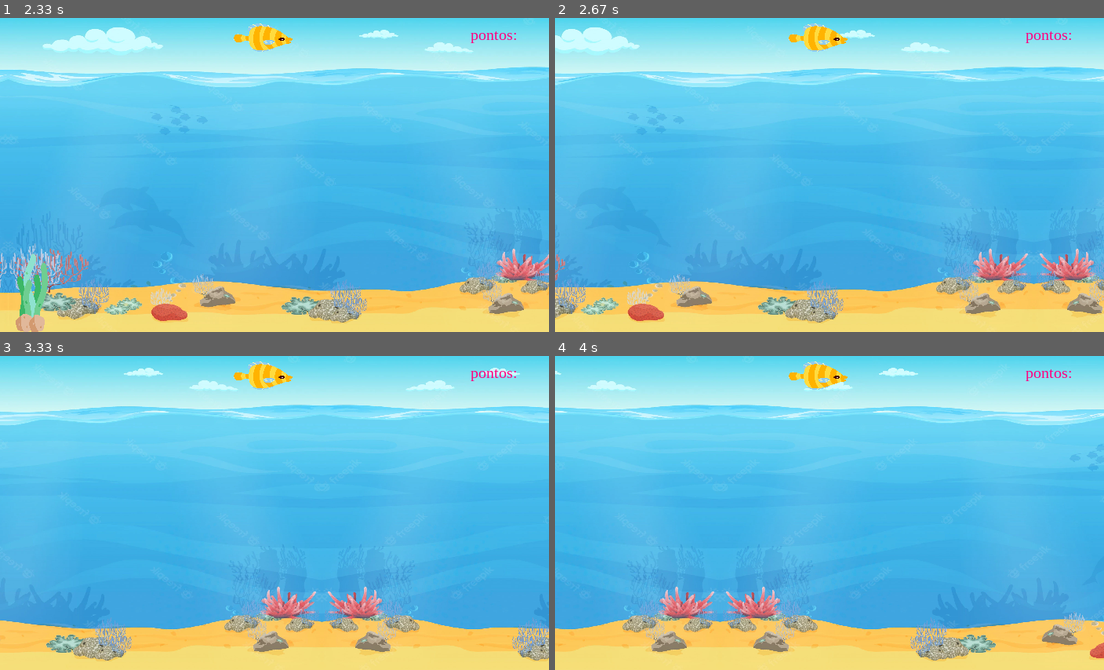
Above: before the commit, frames 1-4 (two rows, left to right).
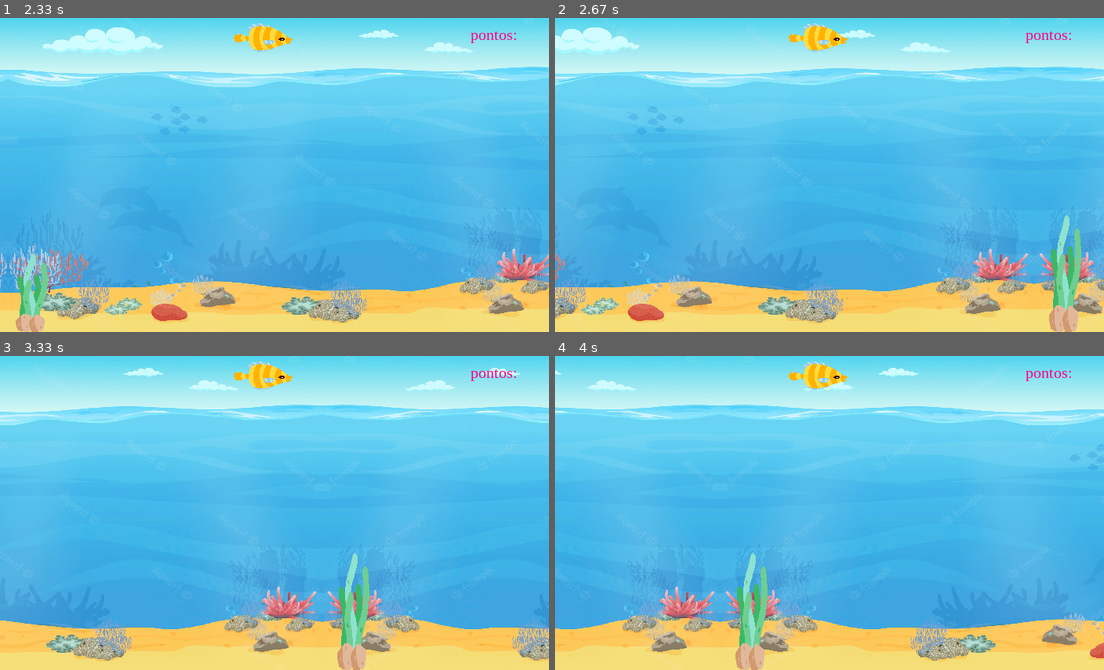
Above: after the commit, the same moments.

Repository: Luiza-Perazzoli/Pygame
Game: pygame game, started from game.py
Same seed, same stepped clock (60 frames per second), same inputs: the game is played once before the commit and once after it.
Inputs:
- Up to frame 1 (2.33 s): tap Space at 0.33, 0.73, 1.03, 1.23, 1.57, 1.87, 2.07 s
- Up to frame 2 (2.67 s): tap Space at 2.37, 2.63 s
- Up to frame 3 (3.33 s): tap Space at 2.97, 3.27 s
- Up to frame 4 (4 s): tap Space at 3.4, 3.8 s

Frame 1 is identical in both runs. In frame 2, 1.4% of the frame differs, in the area x 90-96%, y 62-100%; in frame 3, 1.4%; in frame 4, 1.4%.

Commit message:
algas aparecem varias vezes

Diff:
--- a/sala.py
+++ b/sala.py
@@ -26,6 +26,15 @@
 
     def update(self):
         self.rect.x += self.speedx
+        if self.rect.left < 0:
+            self.rect.x = WIDTH
+            self.alturas_alga = [100,150,200,250,300]
+            self.escala_y = self.alturas_alga[randint(0,4)]
+            self.rect.y = HEIGHT-self.escala_y
+            self.image = pygame.transform.scale(self.image, (60, self.escala_y))
+            self.speedx = -10
+            self.speedy = 0
+
 
 class peixe(pygame.sprite.Sprite):
     def __init__(self,vel_x,vel_y,WIDTH,HEIGHT):
